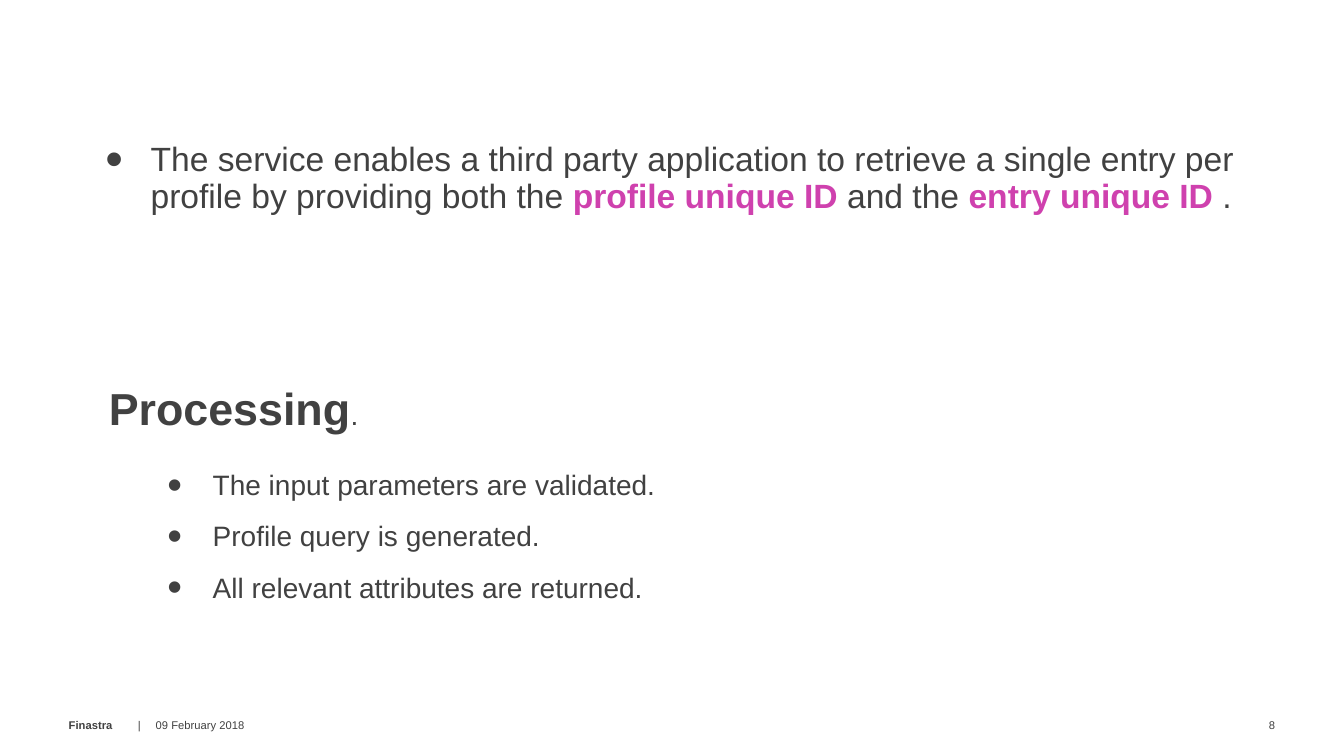
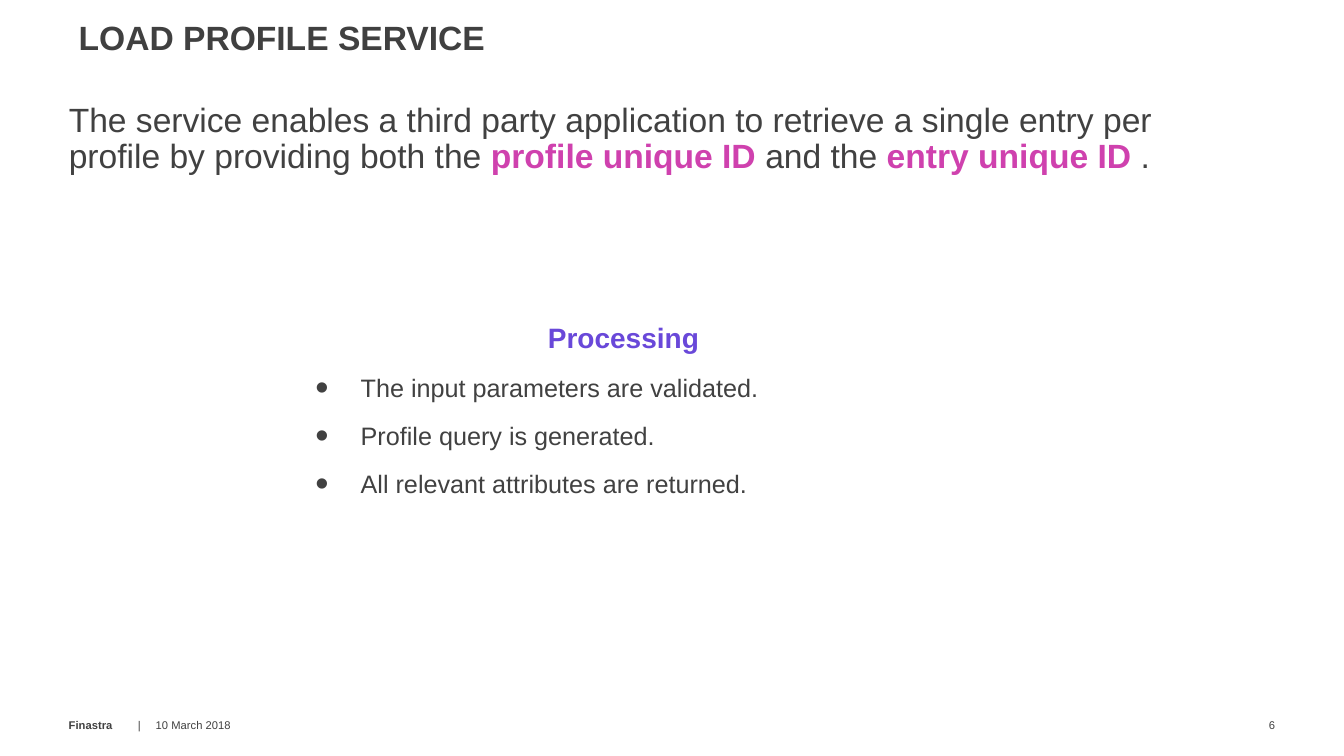
Before and after one commit to alexfinastra/IntegrationWorkshop, a slide deck: slide 6 of documentation/11 SOA Services - Static Data.pptx (slide 8 before the commit). Drawn at 1344x756 pixels with LibreOffice and Linux fonts; fonts in the diff are those of the drawing; background and template pictures are left out. Boxes give left, top, right and bottom in pixels: in the first picture for what was removed or moved away, otherwise in the second. Text is boxed around its words. In the diff, an @@ line names an element or a change of style, - is before the commit and + after.

```diff
--- a/documentation/11 SOA Services - Static Data.pptx
+++ b/documentation/11 SOA Services - Static Data.pptx
@@ text added at (x1=79, y1=26, x2=485, y2=51), 24 pt, text #404040, bold @@
+LOAD PROFILE SERVICE
@@ text "The service enables a third ..." moved from (x1=151, y1=146, x2=1234, y2=215) to (x1=69, y1=107, x2=1152, y2=175) @@
@@ text "The service enables a third ..." at (x1=69, y1=107, x2=1152, y2=175): bullet • to none @@
@@ text "Processing" moved from (x1=213, y1=474, x2=655, y2=599) to (x1=361, y1=327, x2=758, y2=494) @@
@@ text at (x1=548, y1=327, x2=699, y2=353): paragraph added @@
+Processing
@@ text at (x1=361, y1=378, x2=758, y2=494): size 20 to 18 pt in "The input parameters are validated.", "Profile query is generated.", "All relevant attributes are returned." @@
@@ text removed at (x1=109, y1=392, x2=350, y2=434) @@
-Processing.
@@ text at (x1=156, y1=721, x2=231, y2=729): text changed @@
-09 February 2018
+10 March 2018
```
Also in this commit, not shown: 9 other slides changed, 4 slides removed, 20 other files.
